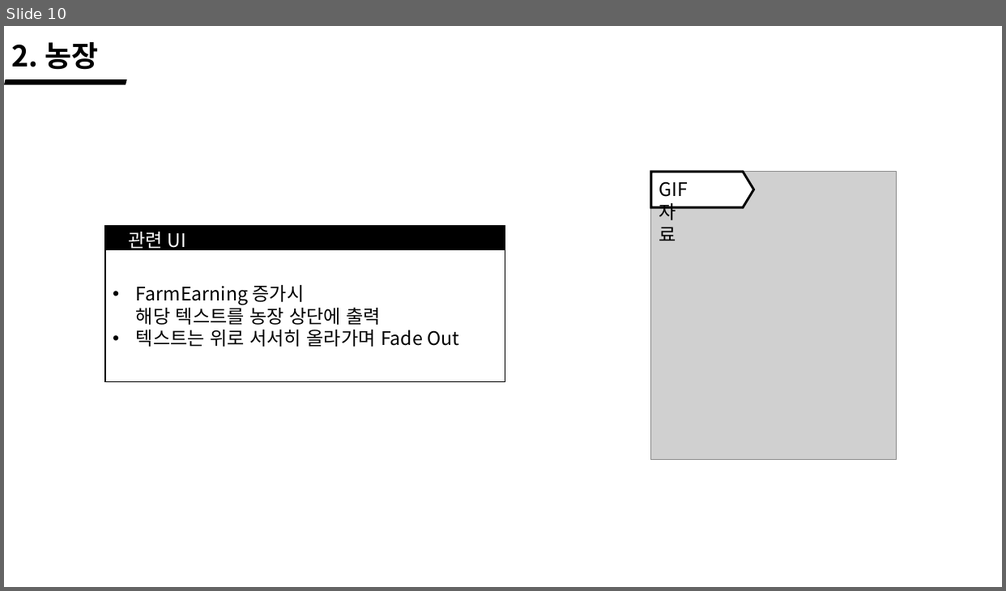
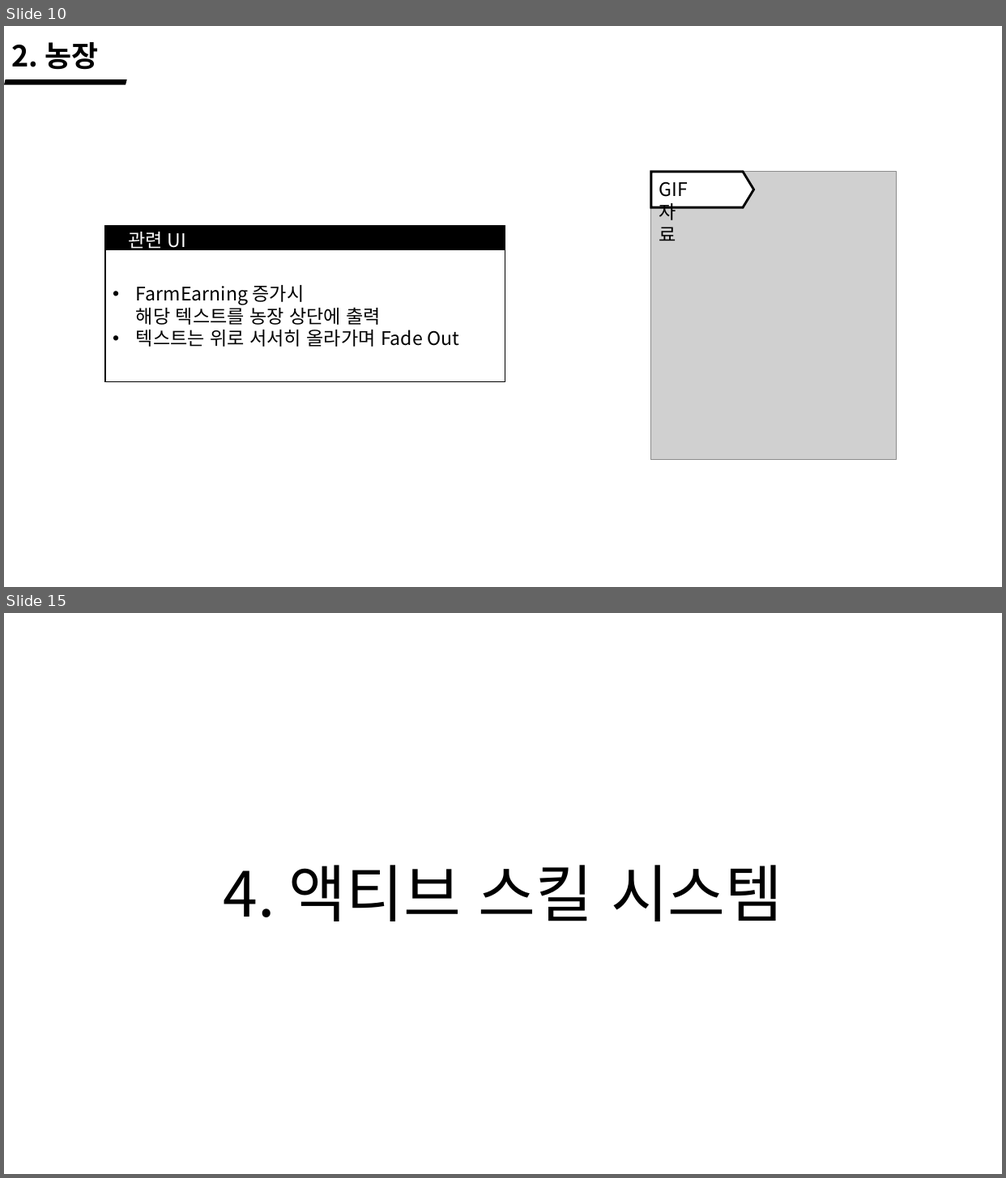
Before and after one commit to wlrud753/CarryCarrot, a slide deck: 기획서/당근키우기 시스템.pptx. Shown one above the other, each under a label of ours: slide 10 before the commit, slides 10 and 15 after it; the slides between them are not shown. The pictures are 1006x591 and 1006x1178 pixels, drawn with LibreOffice and Linux fonts; fonts in the diff are those of the drawing; grey boxes stand for pictures. Boxes give left, top, right and bottom in pixels: in the first picture for what was removed or moved away, otherwise in the second. Text is boxed around its words. In the diff, an @@ line names an element or a change of style, - is before the commit and + after.

```diff
--- a/기획서/당근키우기 시스템.pptx
+++ b/기획서/당근키우기 시스템.pptx
@@ slide 15 added at (4,613,1002,1174), background #FFFFFF @@
@@ title added at (223,865,783,922), 60 pt, text #000000 @@
+4. 액티브 스킬 시스템
```
Also in this commit, not shown: 6 slides changed, 5 other slides added, 1 other file.
